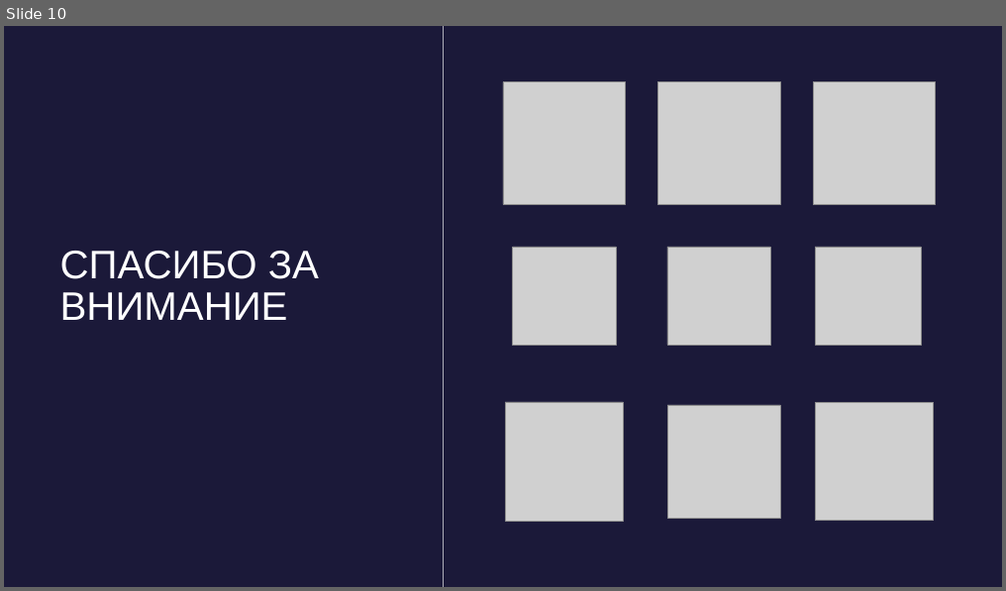
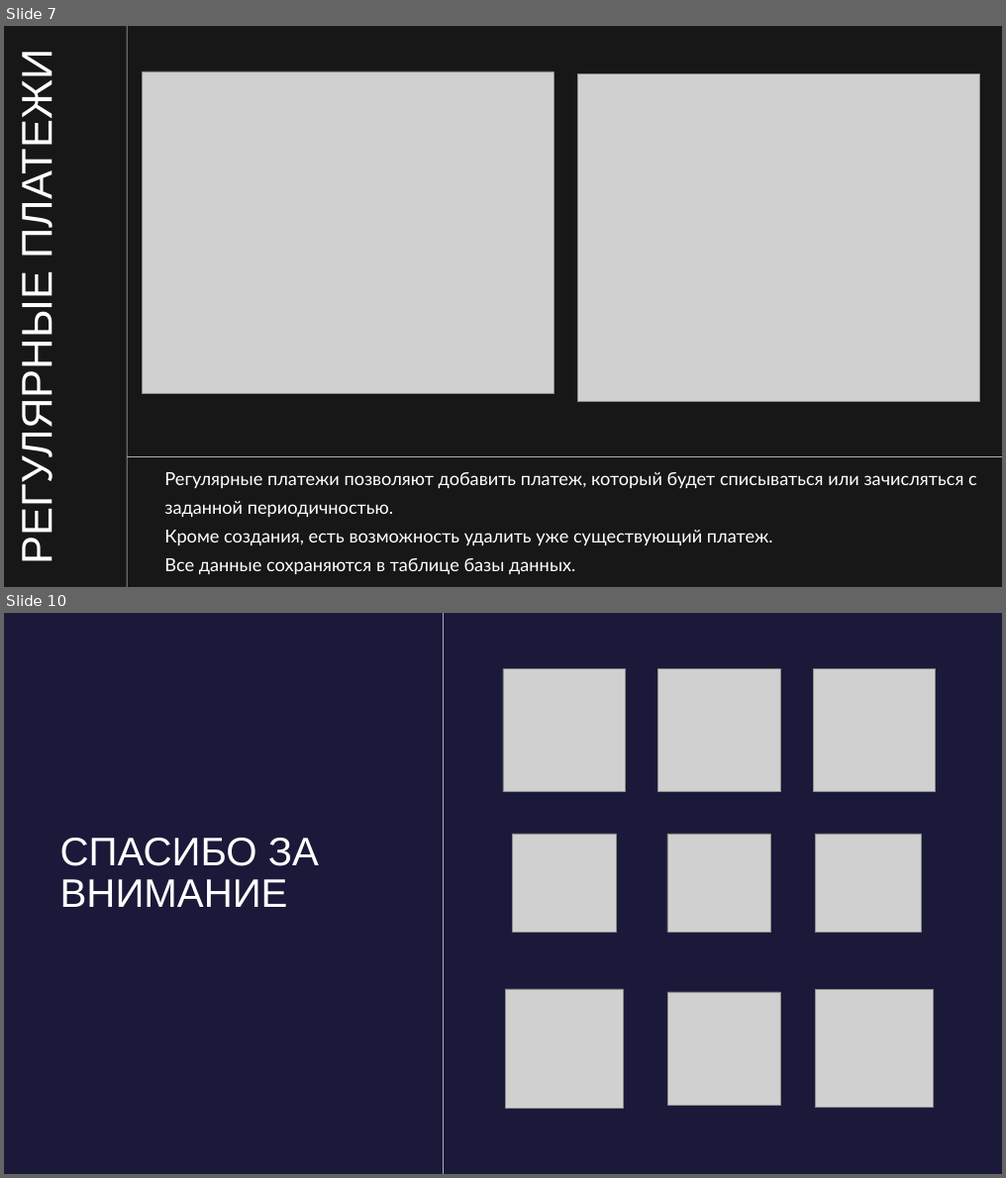
Before and after one commit to blxxdclxud/FirstProject_PyQt, a slide deck: Финансовый органайзер.pptx. Shown one above the other, each under a label of ours: slide 10 before the commit, slides 7 and 10 after it; the slides between them are not shown. The pictures are 1006x591 and 1006x1178 pixels, drawn with LibreOffice and Linux fonts; fonts in the diff are those of the drawing; grey boxes stand for pictures. Boxes give left, top, right and bottom in pixels: in the first picture for what was removed or moved away, otherwise in the second. Text is boxed around its words. In the diff, an @@ line names an element or a change of style, - is before the commit and + after.

```diff
--- a/Финансовый органайзер.pptx
+++ b/Финансовый органайзер.pptx
@@ slide 7 added at [4,26,1002,587], background #171717 @@
@@ rectangle added at [127,26,127,587], fill #FFFFFF @@
@@ text added at [13,70,61,556], 62.2 pt, text #FFFFFF @@
+РЕГУЛЯРНЫЕ ПЛАТЕЖИ
@@ picture added at [143,72,553,393] @@
@@ picture added at [577,74,979,402] @@
@@ rectangle added at [127,457,1002,457], fill #FFFFFF @@
@@ text added at [164,472,977,574], 26 pt, text #FFFFFF @@
+Регулярные платежи позволяют добавить платеж, который будет списываться или зачисляться с заданной периодичностью.
+Кроме создания, есть возможность удалить уже существующий платеж.
+Все данные сохраняются в таблице базы данных.
```
Also in this commit, not shown: 6 slides changed, 2 other slides added, 3 slides removed, 4 other files.
